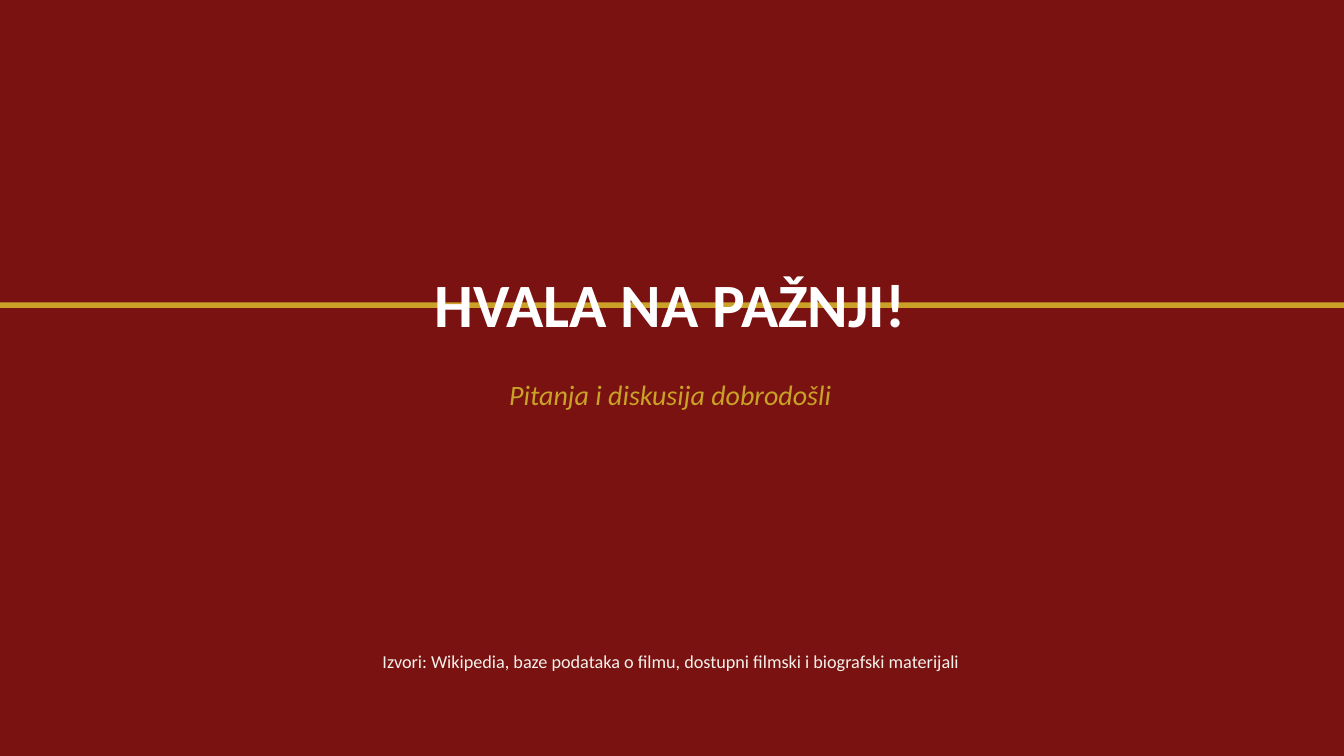
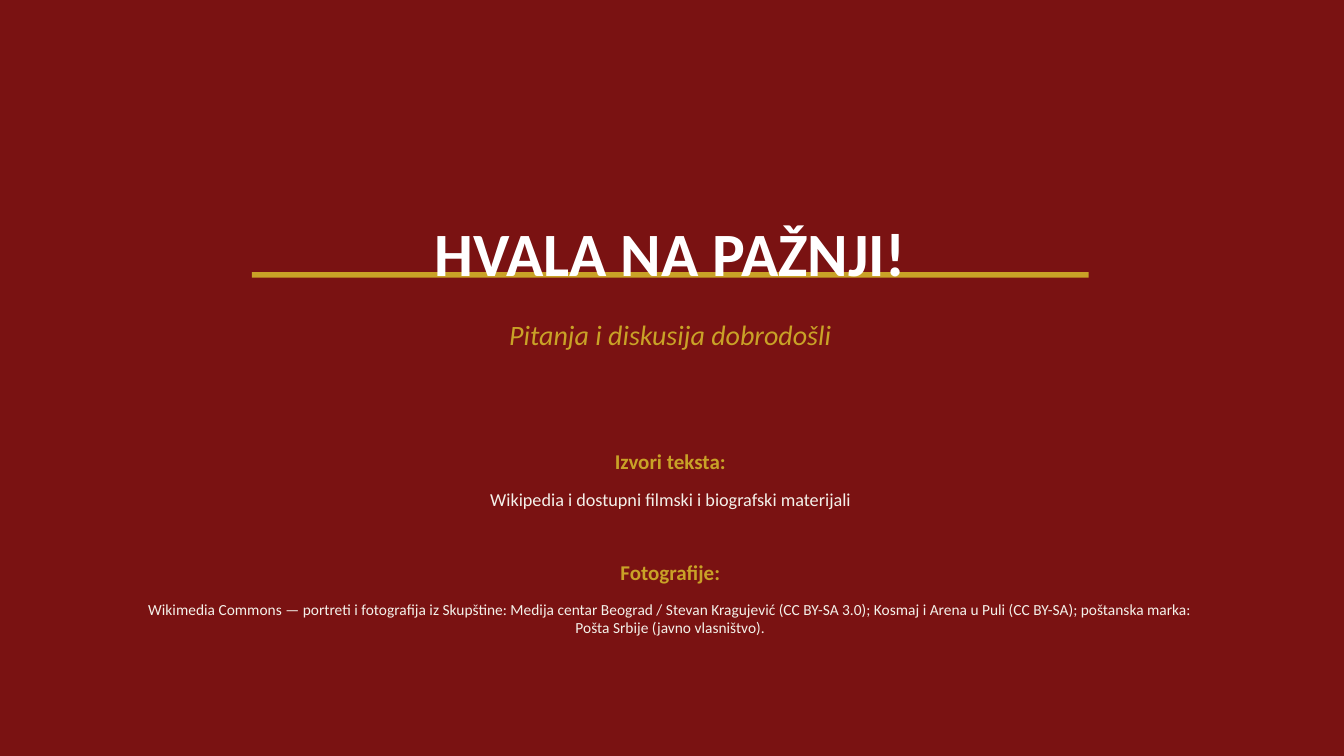
Before and after one commit to voker044/sumski_kutak, a slide deck: slide 13 of Bata_Zivojinovic_prezentacija.pptx. Drawn at 1344x756 pixels with LibreOffice and Linux fonts; fonts in the diff are those of the drawing. Boxes give left, top, right and bottom in pixels: in the first picture for what was removed or moved away, otherwise in the second. Text is boxed around its words. In the diff, an @@ line names an element or a change of style, - is before the commit and + after.

```diff
--- a/Bata_Zivojinovic_prezentacija.pptx
+++ b/Bata_Zivojinovic_prezentacija.pptx
@@ text "HVALA NA PAŽNJI!": place and size @@
-text "HVALA NA PAŽNJI!" at <box>434,276,906,328</box>
+text "HVALA NA PAŽNJI!" at <box>434,225,906,278</box>
@@ rectangle: place and size @@
-rectangle at <box>0,302,1344,308</box>
+rectangle at <box>252,272,1089,277</box>
@@ text "Pitanja i diskusija dobrodošli": place and size @@
-text "Pitanja i diskusija dobrodošli" at <box>509,385,831,410</box>
+text "Pitanja i diskusija dobrodošli" at <box>509,325,831,350</box>
@@ text added at <box>615,454,726,469</box>, 15 pt, text #C9A227, bold @@
+Izvori teksta:
@@ text at <box>490,493,851,509</box>: text changed @@
-Izvori: Wikipedia, baze podataka o filmu, dostupni filmski i biografski materijali
+Wikipedia i dostupni filmski i biografski materijali
@@ text added at <box>620,565,720,584</box>, 15 pt, text #C9A227, bold @@
+Fotografije:
@@ text added at <box>148,604,1190,636</box>, 11 pt, text #F4F1EA @@
+Wikimedia Commons — portreti i fotografija iz Skupštine: Medija centar Beograd / Stevan Kragujević (CC BY-SA 3.0); Kosmaj i Arena u Puli (CC BY-SA); poštanska marka: Pošta Srbije (javno vlasništvo).
```
Also in this commit, not shown: 10 other slides changed, 8 other files.
